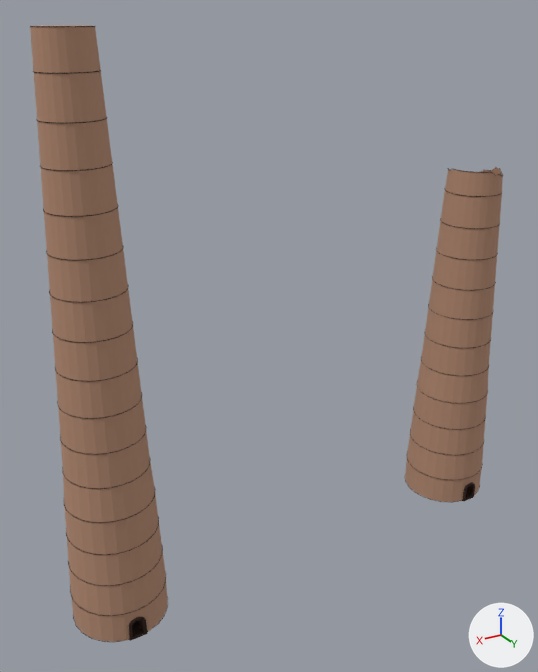
The glTF model annebirthday_godot/assets/models/pijp_kapot/pijp_kapot.glb as it was, and as the next commit left it.
Before and after are seen from a 50 mm camera at (5.9, 19.8, 18.8) aimed at (-6.2, -0.4, 8.7). Arrows for +X, +Y and +Z are at lower right; the lights stay in place.

The scene before the commit, as lines of its bpy script (objects in view):
```python
mat_woodbark = principled_material('woodBark')
mat_woodbark.base_color = (0.507, 0.297, 0.199)  # beige #bd947b
mat_woodbark.metallic = 0.277
mat_woodbark.roughness = 1.0
me_cylinder_001 = bpy.data.meshes.new('Cylinder.001')
me_cylinder_001.from_pydata(...)  # 451 vertices, 898 faces; spans x -1.6..1.6, y -1.6..1.6, z 0.0..18.5
me_cylinder_001.materials.append(mat_woodbark)  # beige #bd947b
me_cylinder_002 = bpy.data.meshes.new('Cylinder.002')
me_cylinder_002.from_pydata(...)  # 2493 vertices, 3384 faces; spans x -1.6..1.6, y -1.6..1.6, z 0.0..18.5
me_cylinder_002.materials.append(mat_woodbarkdark)  # brown #5c4841
me_cylinder_003 = bpy.data.meshes.new('Cylinder.003')
me_cylinder_003.from_pydata(...)  # 52 vertices, 104 faces; spans x -0.297..0.302, y 0.632..1.632, z 0.023..0.825
me_cylinder_003.materials.append(mat_woodbarkdark)  # brown #5c4841
me_cylinder_004 = bpy.data.meshes.new('Cylinder.004')
me_cylinder_004.from_pydata(...)  # 351 vertices, 675 faces; spans x -1.6..1.59, y -1.6..1.58, z -5.72..7.89
me_cylinder_004.materials.append(mat_woodbark)  # beige #bd947b
ob_inkeping = bpy.data.objects.new('inkeping', me_cylinder_003)
ob_inkeping.location = (0.0, 0.0, 0.0)
ob_pijp = bpy.data.objects.new('pijp', me_cylinder_001)
ob_pijp.location = (0.0, 0.0, 0.0)
ob_pijp_001 = bpy.data.objects.new('pijp.001', me_cylinder_004)
ob_pijp_001.location = (-14.79, 0.01, 5.75)
ob_randen = bpy.data.objects.new('randen', me_cylinder_002)
ob_randen.location = (0.0, 0.0, 0.0)
```
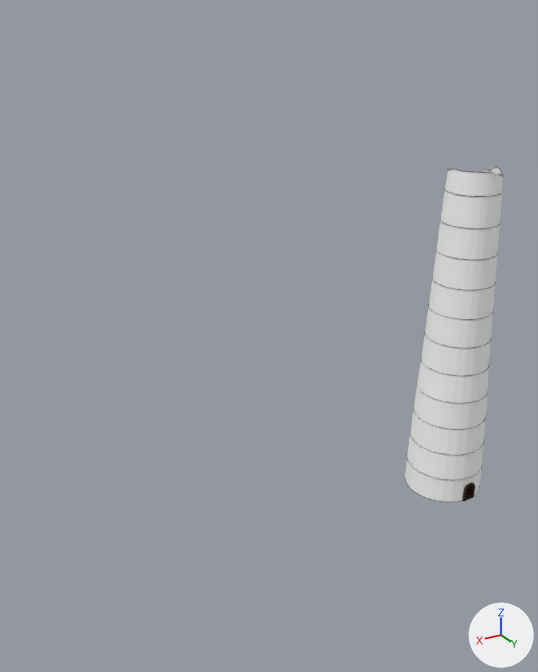
Where the change shows, as pixel boxes [x1, y1, x2, y2] in the pictures (538 x 672 px):
'pijp', deleted: before [30, 25, 168, 642]
'pijp.001', recoloured: [405, 168, 503, 502] in both
'randen', deleted: before [30, 26, 168, 642]
'inkeping', deleted: before [128, 616, 147, 641]

The change in detail:
Material 'woodBark' (mat_woodbark) changes colour from beige #bd947b to white #ffffff; in linear values from (0.507, 0.297, 0.199) to (1.0, 1.0, 1.0).
Object 'pijp' (ob_pijp) is deleted.
Object 'randen' (ob_randen) is deleted.
Object 'inkeping' (ob_inkeping) is deleted.
